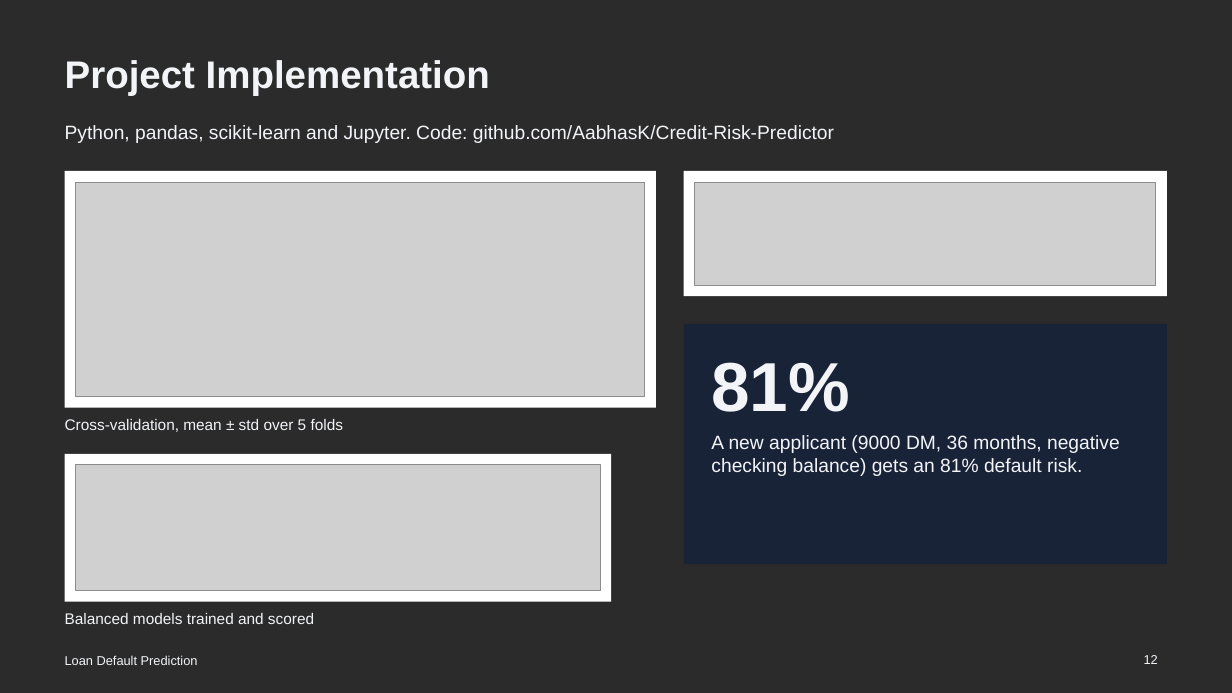
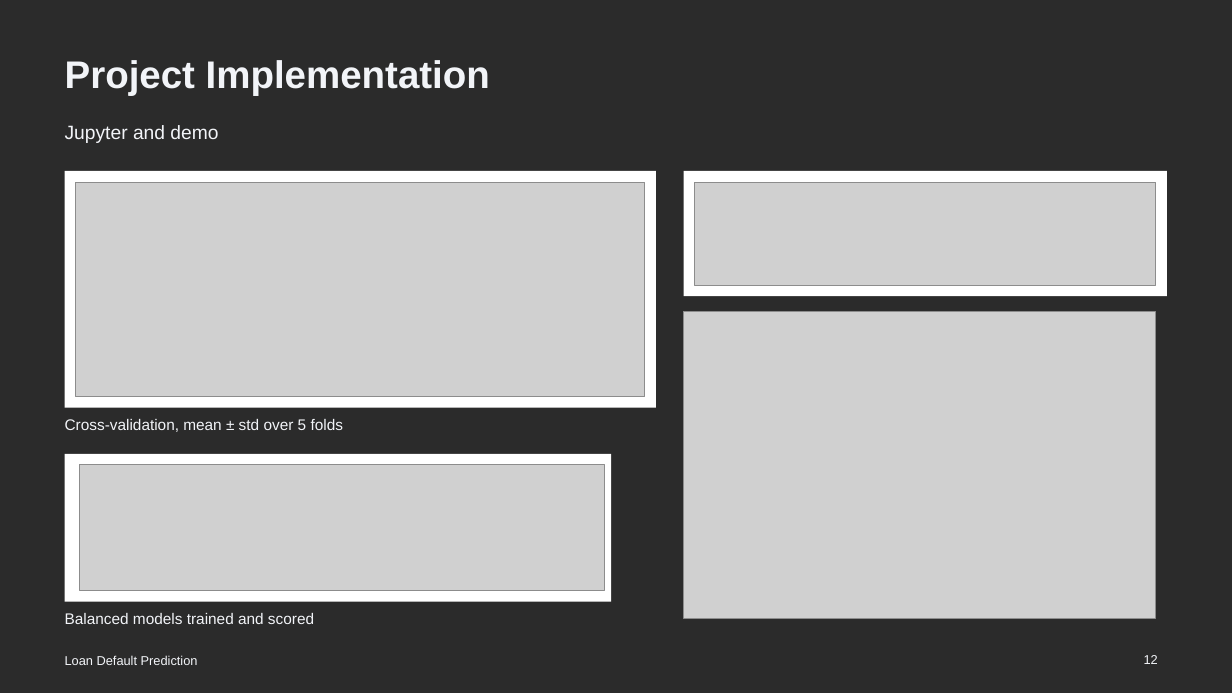
Before and after one commit to AabhasK/Credit-Risk-Predictor, a slide deck: slide 12 of report/ppt.pptx. Drawn at 1232x693 pixels with LibreOffice and Linux fonts; fonts in the diff are those of the drawing; grey boxes stand for pictures; background and template pictures are left out; a plain dark background stands for a picture behind light text. Boxes give left, top, right and bottom in pixels: in the first picture for what was removed or moved away, otherwise in the second. Text is boxed around its words. In the diff, an @@ line names an element or a change of style, - is before the commit and + after.

```diff
--- a/report/ppt.pptx
+++ b/report/ppt.pptx
@@ text at (x1=65, y1=125, x2=218, y2=143): text changed @@
-Python, pandas, scikit-learn and Jupyter. Code: github.com/AabhasK/Credit-Risk-Predictor
+Jupyter and demo
@@ rectangle removed at (x1=684, y1=324, x2=1167, y2=565) @@
@@ picture added at (x1=684, y1=311, x2=1156, y2=618) @@
@@ text removed at (x1=711, y1=362, x2=850, y2=412) @@
-81%
@@ text removed at (x1=711, y1=435, x2=1120, y2=476) @@
-A new applicant (9000 DM, 36 months, negative checking balance) gets an 81% default risk.
@@ picture moved from (x1=76, y1=465, x2=600, y2=591) to (x1=80, y1=465, x2=604, y2=591) @@
```
Also in this commit, not shown: 2 other files.
